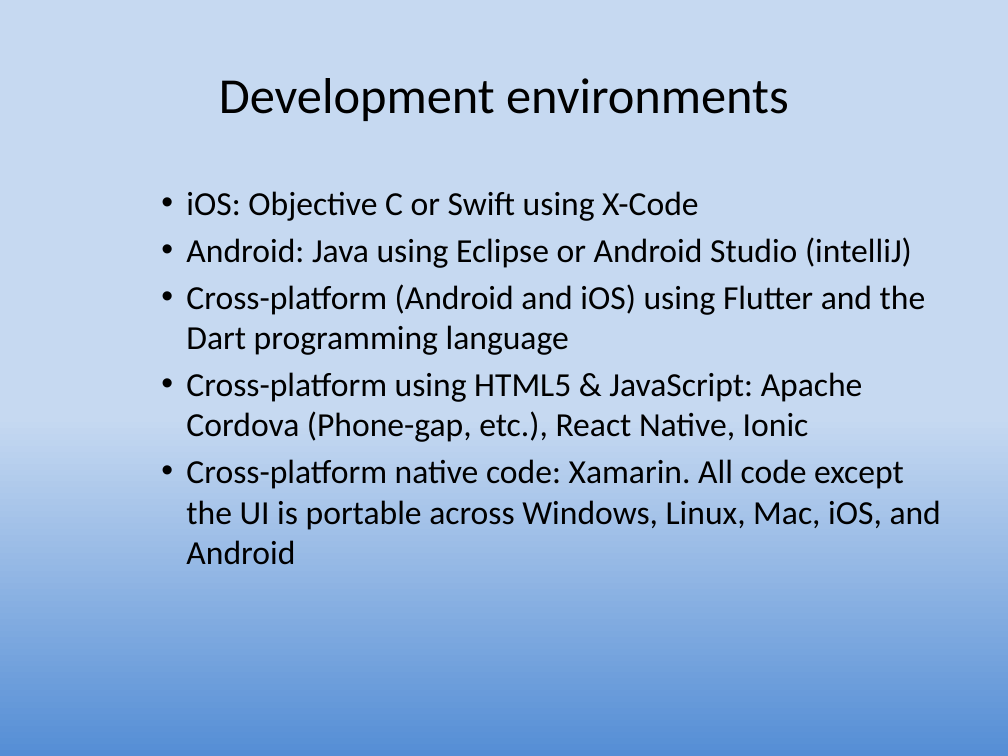
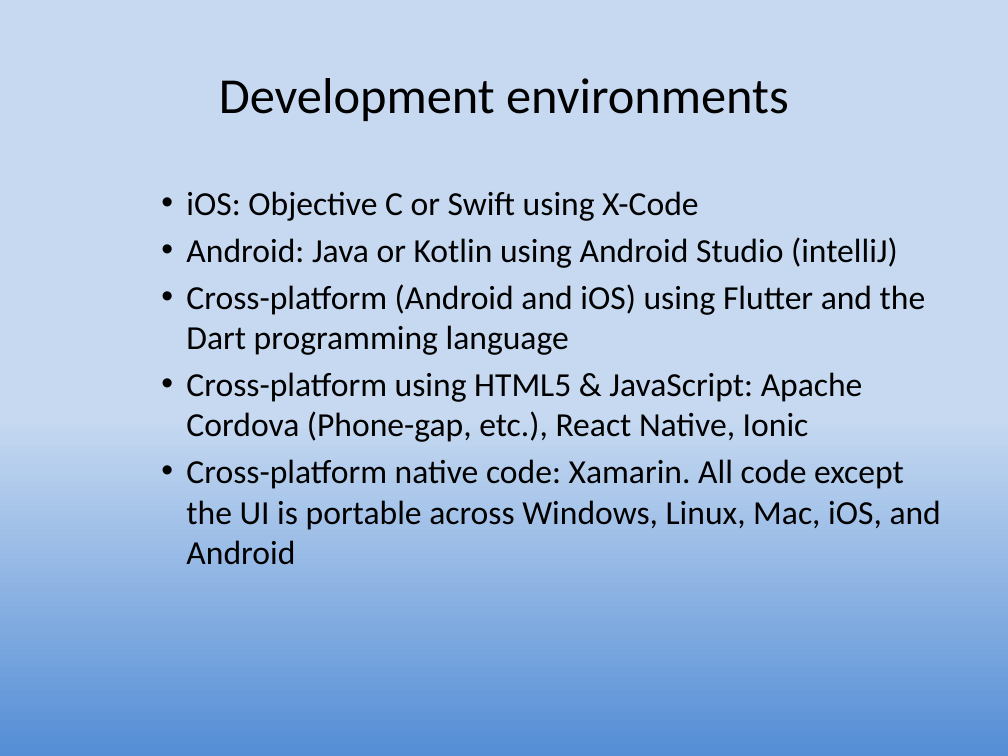
Before and after one commit to LCC-CIT/CS235AM-CourseMaterials, a slide deck: slide 14 of Slides/Wk1Day1-Intro.pptx. Drawn at 1008x756 pixels with LibreOffice and Linux fonts; fonts in the diff are those of the drawing. Boxes give left, top, right and bottom in pixels: in the first picture for what was removed or moved away, otherwise in the second. Text is boxed around its words. In the diff, an @@ line names an element or a change of style, - is before the commit and + after.

```diff
--- a/Slides/Wk1Day1-Intro.pptx
+++ b/Slides/Wk1Day1-Intro.pptx
@@ text at (186, 237, 898, 268): text changed @@
-    • Android: Java using Eclipse or Android Studio (intelliJ)
+    • Android: Java or Kotlin using Android Studio (intelliJ)
```
Also in this commit, not shown: 1 other slide changed.
